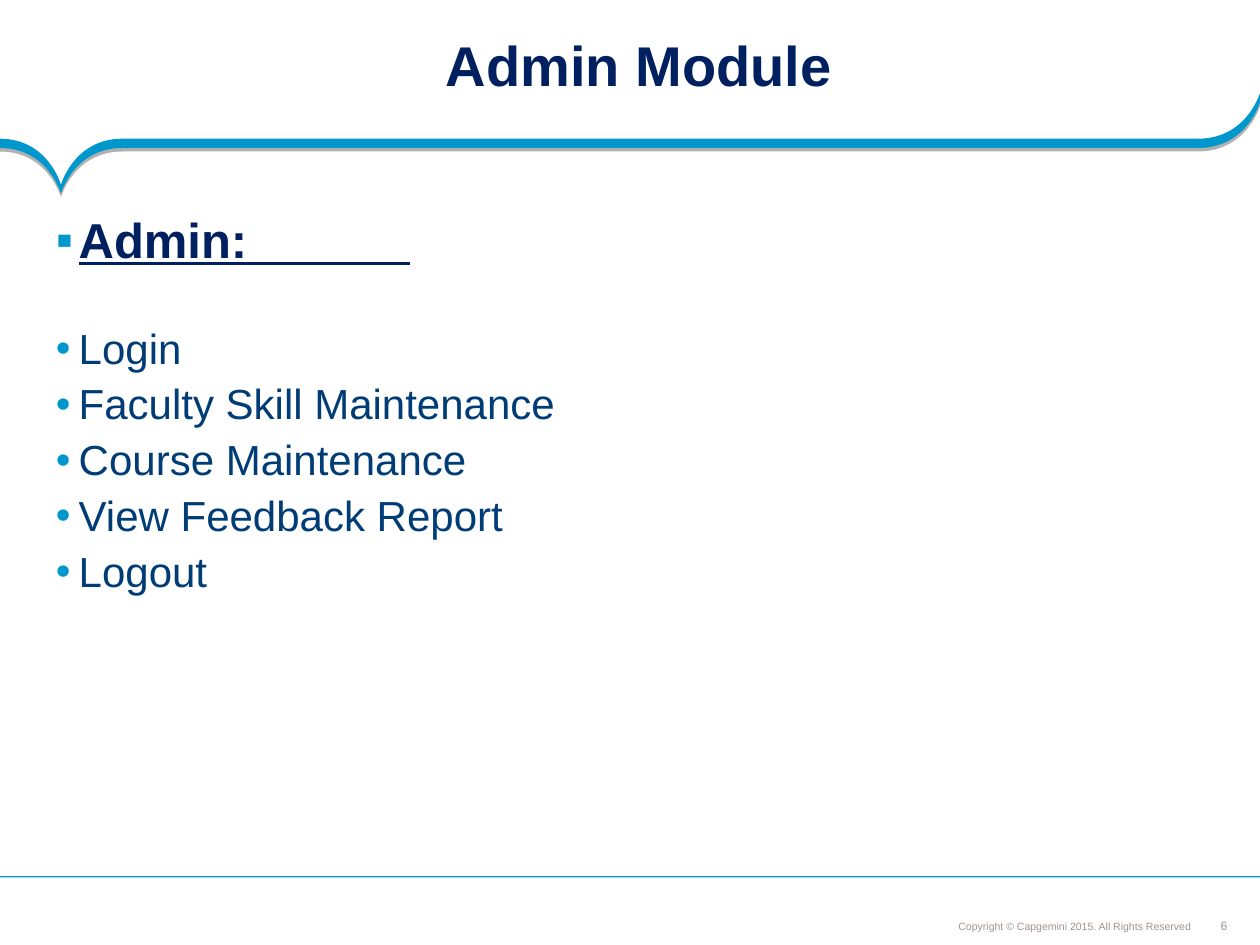
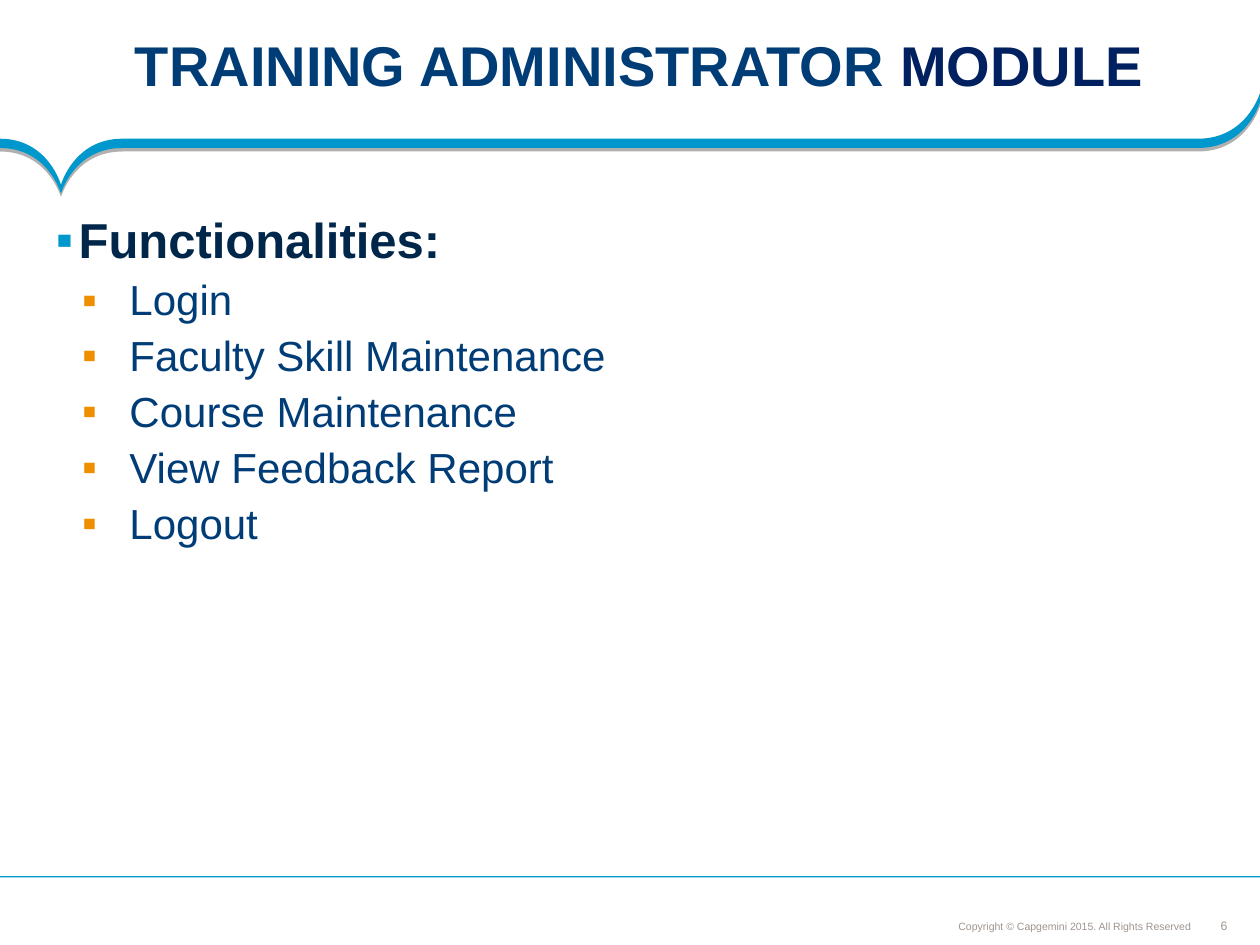
Before and after one commit to SaiEshwar157233/FeedbackMS, a slide deck: slide 6 of Feedback_managment_PLP Documents/ProjectDocuments/Requirements/Understanding Documents/Feedback Management System.ppt. Drawn at 1260x945 pixels with LibreOffice and Linux fonts; fonts in the diff are those of the drawing; background and template pictures are left out. Boxes give left, top, right and bottom in pixels: in the first picture for what was removed or moved away, otherwise in the second. Text is boxed around its words. In the diff, an @@ line names an element or a change of style, - is before the commit and + after.

```diff
--- a/Feedback_managment_PLP Documents/ProjectDocuments/Requirements/Understanding Documents/Feedback Management System.ppt
+++ b/Feedback_managment_PLP Documents/ProjectDocuments/Requirements/Understanding Documents/Feedback Management System.ppt
@@ title at [135,47,1143,87]: text changed; text colour #002060 to #003C76 @@
-Admin Module
+TRAINING ADMINISTRATOR MODULE
@@ text at [79,222,440,259]: text changed; text colour #002060 to #00264A @@
-▪ Admin:
+▪ Functionalities:
@@ text at [129,284,605,547]: bullet • to ▪; list level 1 to 2 in "Login"; bullet colour #0098CC to #EE8E00; list level 1 to 2 in "Faculty Skill Maintenance"; list level 1 to 2 in "Course Maintenance"; list level 1 to 2 in "View Feedback Report"; list level 1 to 2 in "Logout" @@
```
Also in this commit, not shown: 9 other slides changed, 6 slides added, 10 slides removed, 4 other files.
